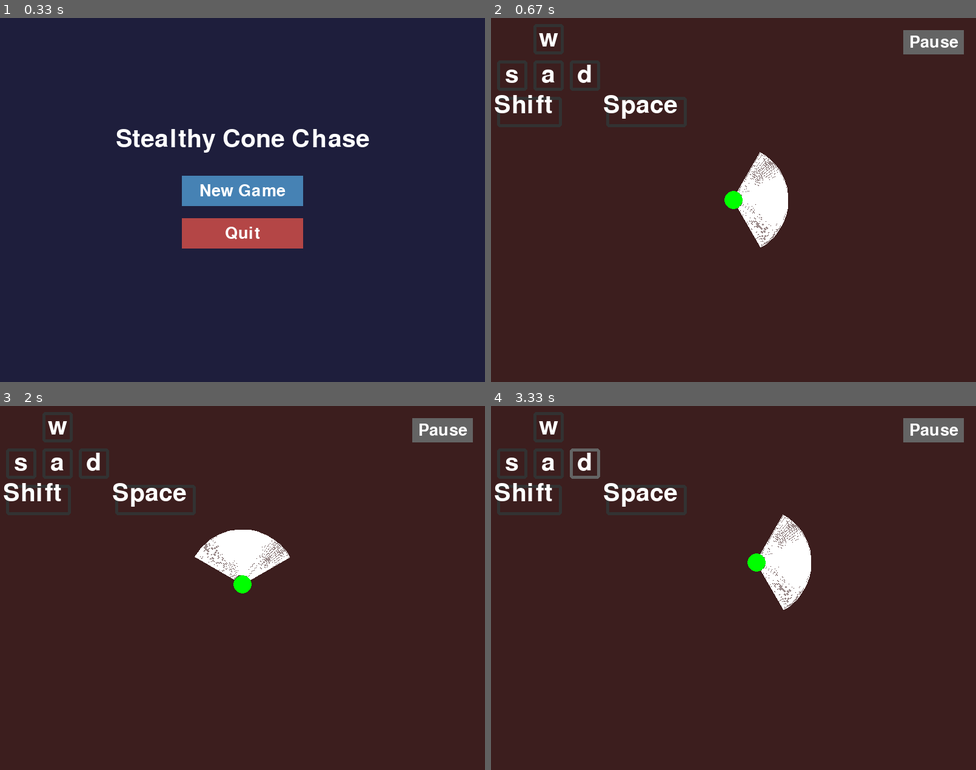
Above: before the commit, frames 1-4 (two rows, left to right).
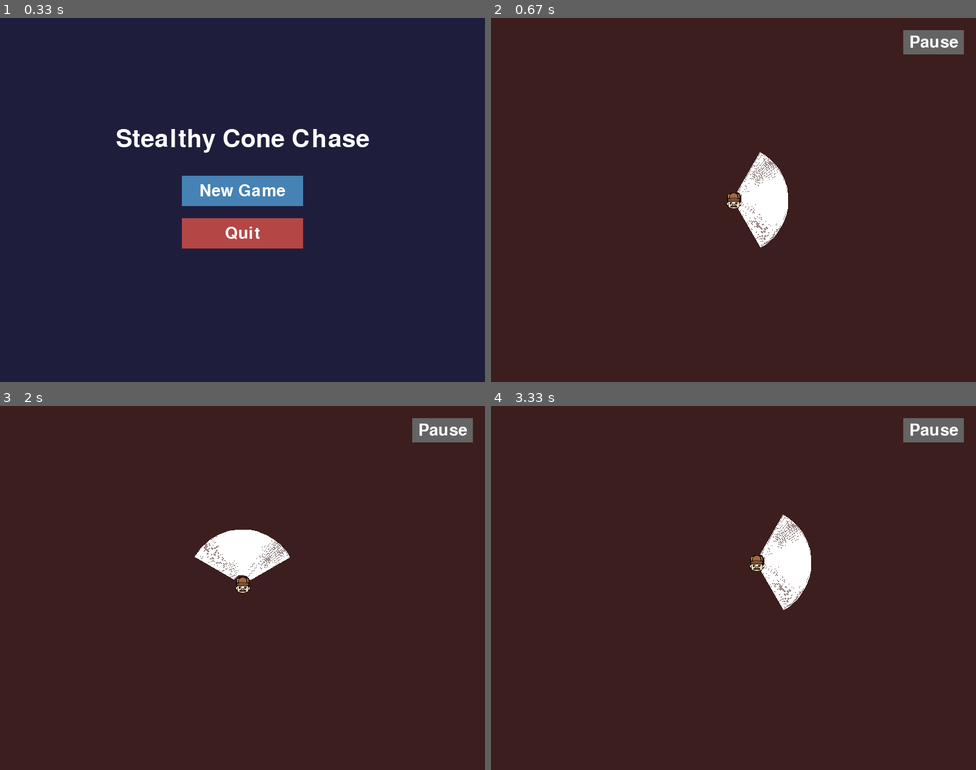
Above: after the commit, the same moments.

Repository: jtam2204/pygametest
Game: pygame game, started from template/conetest.py
Same seed, same stepped clock (60 frames per second), same inputs: the game is played once before the commit and once after it.
Inputs (mouse positions are in pixels of both pictures, inside the frame that each line leads up to):
- Up to frame 1 (0.33 s): no input
- Up to frame 2 (0.67 s): click "New Game" at 0.38 s
- Up to frame 3 (2 s): hold Esc 0.67-1.13 s; hold Right 0.67-1.13 s; click (242, 609) at 1.22 s; click "New Game" at 1.55 s; tap W at 1.83 s
- Up to frame 4 (3.33 s): hold Right 2.17-2.63 s; hold Up 2.67-2.97 s; hold W 2.67-2.97 s; hold Right from 3 s (still down); hold D from 3 s (still down)

Frame 1 is identical in both runs. In frame 2, 1.2% of the frame differs, in the area x 0-52%, y 4-53%; in frame 3, 1.2%; in frame 4, 1.3%, in the area x 0-57%, y 4-46%.

Commit message:
add images and devmode toggle

Diff:
--- a/template/conetest.py
+++ b/template/conetest.py
@@ -9,6 +9,8 @@
 screen = pygame.display.set_mode((WIDTH, HEIGHT))
 pygame.display.set_caption("TRPG Main Loop Example")
 clock = pygame.time.Clock()
+
+devmode = False  # Set to True to enable developer mode features
 displayboxheight = 50
 displaylist = [((1,0),'w', 0),((0,1),'a' ,0),((1,1),'s', 0),((2,1),'d', 0),((0,2),'Shift', 0),((1,2),'Space', 0)]
 padding = 10
@@ -26,7 +28,7 @@
 x = WIDTH//2
 y = HEIGHT//2
 number_of_targets = 5
-targetradius = 20
+targetradius = 15
 targetviewradius = 70
 targetviewangle = 90
 target_rotation_speed = 0.5  # degrees per frame
@@ -37,6 +39,11 @@
 PAUSE = "pause"
 GAMEOVER = "gameover"
 
+# load images
+target_image = pygame.image.load('template\\badwolf.png')
+target_image = pygame.transform.scale(target_image, (targetradius * 2, targetradius * 2))
+player_image = pygame.image.load('template\\hunter.png')
+player_image = pygame.transform.scale(player_image, (playerradius * 2, playerradius * 2))
 
 
 def initialize_gameplay():
@@ -109,7 +116,6 @@
 
 def draw_gameplay(surface, mouse_pos, mouse_clicked):
     global direction, x, y, playerspeed, playercolor, score
-    chasing = False
     up = 90
     upright = 45
     upleft = 135
@@ -136,36 +142,39 @@
         return "pause"
 
     # keymaps
-    for rectxy, dtext, hovered in displaylist:
-        rectx, recty = rectxy
-        text = font.render(dtext, True, (255, 255, 255))
-        if hovered:
-            pygame.draw.rect(surface, (100, 100, 100), (rectx * (displayboxheight + padding)+padding, recty * (displayboxheight + padding)+padding, max(text.get_width()+padding, displayboxheight), displayboxheight), 5, border_radius=5)
-        else:
-            pygame.draw.rect(surface, (50, 50, 50), (rectx * (displayboxheight + padding)+padding, recty * (displayboxheight + padding)+padding, max(text.get_width()+padding, displayboxheight), displayboxheight), 5, border_radius=5)
-        if text.get_width() > displayboxheight:
-            surface.blit(text, (rectx * (displayboxheight + padding) + (max(text.get_width()+padding, displayboxheight) - text.get_width()) // 2, recty * (displayboxheight + padding) + (displayboxheight - text.get_height()) // 2))
-        else:
-            surface.blit(text, (rectx * (displayboxheight + padding)+padding + (displayboxheight - text.get_width()) // 2, recty * (displayboxheight + padding)+padding + (displayboxheight - text.get_height()) // 2))
+    if devmode:
+        for rectxy, dtext, hovered in displaylist:
+            rectx, recty = rectxy
+            text = font.render(dtext, True, (255, 255, 255))
+            if hovered:
+                pygame.draw.rect(surface, (100, 100, 100), (rectx * (displayboxheight + padding)+padding, recty * (displayboxheight + padding)+padding, max(text.get_width()+padding, displayboxheight), displayboxheight), 5, border_radius=5)
+            else:
+                pygame.draw.rect(surface, (50, 50, 50), (rectx * (displayboxheight + padding)+padding, recty * (displayboxheight + padding)+padding, max(text.get_width()+padding, displayboxheight), displayboxheight), 5, border_radius=5)
+            if text.get_width() > displayboxheight:
+                surface.blit(text, (rectx * (displayboxheight + padding) + (max(text.get_width()+padding, displayboxheight) - text.get_width()) // 2, recty * (displayboxheight + padding) + (displayboxheight - text.get_height()) // 2))
+            else:
+                surface.blit(text, (rectx * (displayboxheight + padding)+padding + (displayboxheight - text.get_width()) // 2, recty * (displayboxheight + padding)+padding + (displayboxheight - text.get_height()) // 2))
 
     def player_in_view(target_pos, target_viewing_direction):
-            target_x, target_y = target_pos
-            dx = x - target_x
-            dy = y - target_y
-            distance = math.hypot(dx, dy)
-
-            if distance > targetviewradius + playerradius:
-                return False
-
-            player_angle = math.degrees(math.atan2(dy, dx))
-            if player_angle < 0:
-                player_angle += 360
-            #print(f"Player angle: {player_angle}, target direction: {target_viewing_direction}")
-
-            relative_angle = 360 - player_angle
-            return target_viewing_direction - targetviewangle / 2 <= relative_angle <= target_viewing_direction + targetviewangle / 2
+        target_x, target_y = target_pos
+        dx = x - target_x
+        dy = y - target_y
+        distance = math.hypot(dx, dy)
+
+        if distance > targetviewradius + playerradius:
+            return False
+
+        player_angle = math.degrees(math.atan2(dy, dx))
+        if player_angle < 0:
+            player_angle += 360
+        #print(f"Player angle: {player_angle}, target direction: {target_viewing_direction}")
+
+        relative_angle = 360 - player_angle
+        return target_viewing_direction - targetviewangle / 2 <= relative_angle <= target_viewing_direction + targetviewangle / 2
 
     def target_in_view(target_pos):
+        if devmode:
+            return True  # In dev mode, all targets are always visible
         target_x, target_y = target_pos
         dx = target_x - x
         dy = target_y - y
@@ -190,7 +199,6 @@
     for target_pos, target_value, target_viewing_direction in targetlist:
         if target_value > 0:
             if target_in_view(target_pos):
-                pygame.draw.circle(surface, red, target_pos, targetradius)
                 target_x, target_y = target_pos
                 pygame.draw.arc(
                     surface,
@@ -200,6 +208,7 @@
                     (target_viewing_direction + targetviewangle/2) * (3.14 / 180),
                     targetviewradius - targetradius,
                 )
+                surface.blit(target_image, (target_pos[0] - targetradius, target_pos[1] - targetradius))
         else:
             pygame.draw.circle(surface, grey, target_pos, targetradius)
 
@@ -262,7 +271,7 @@
         return "win"
 
     # Draw player
-    pygame.draw.circle(surface, playercolor, (x, y), playerradius)
+    surface.blit(player_image, (x - playerradius, y - playerradius))
 
     pressed = pygame.key.get_pressed()
 
Binary file added: template/badwolf.png
Binary file added: template/hunter.png
